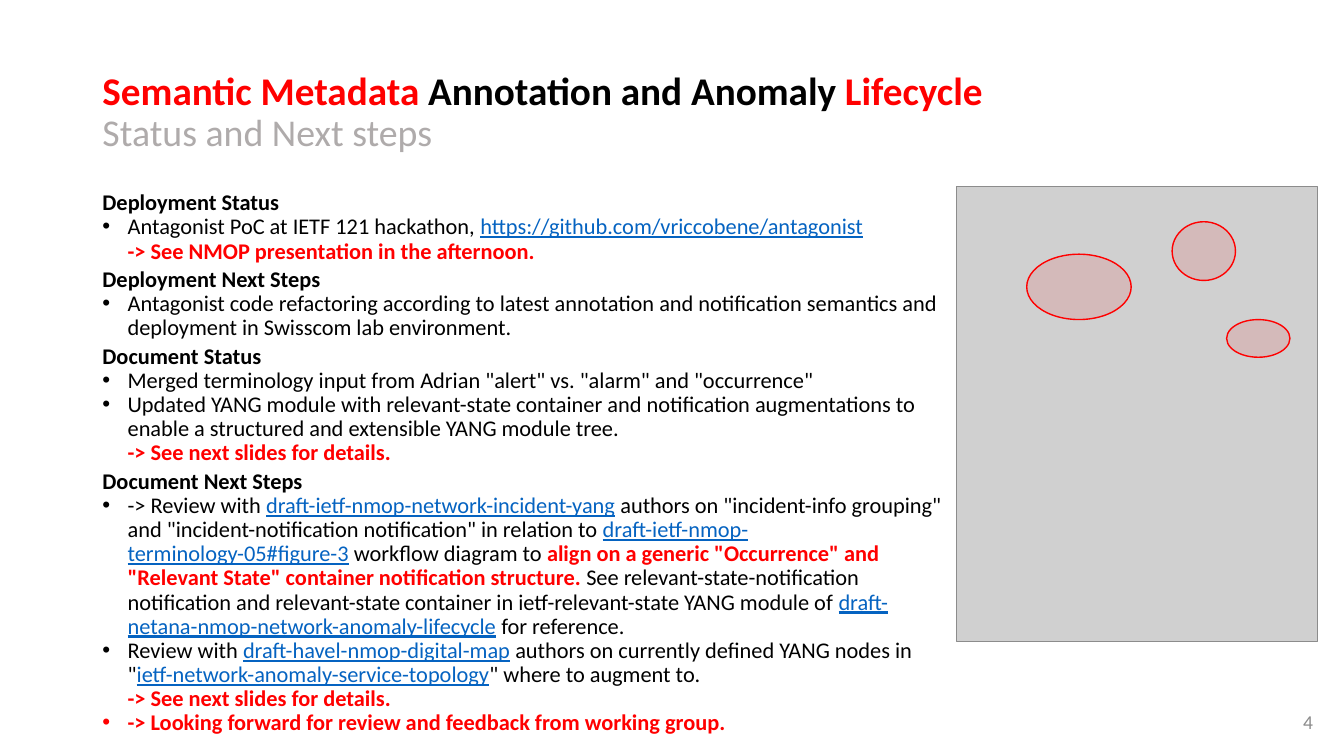
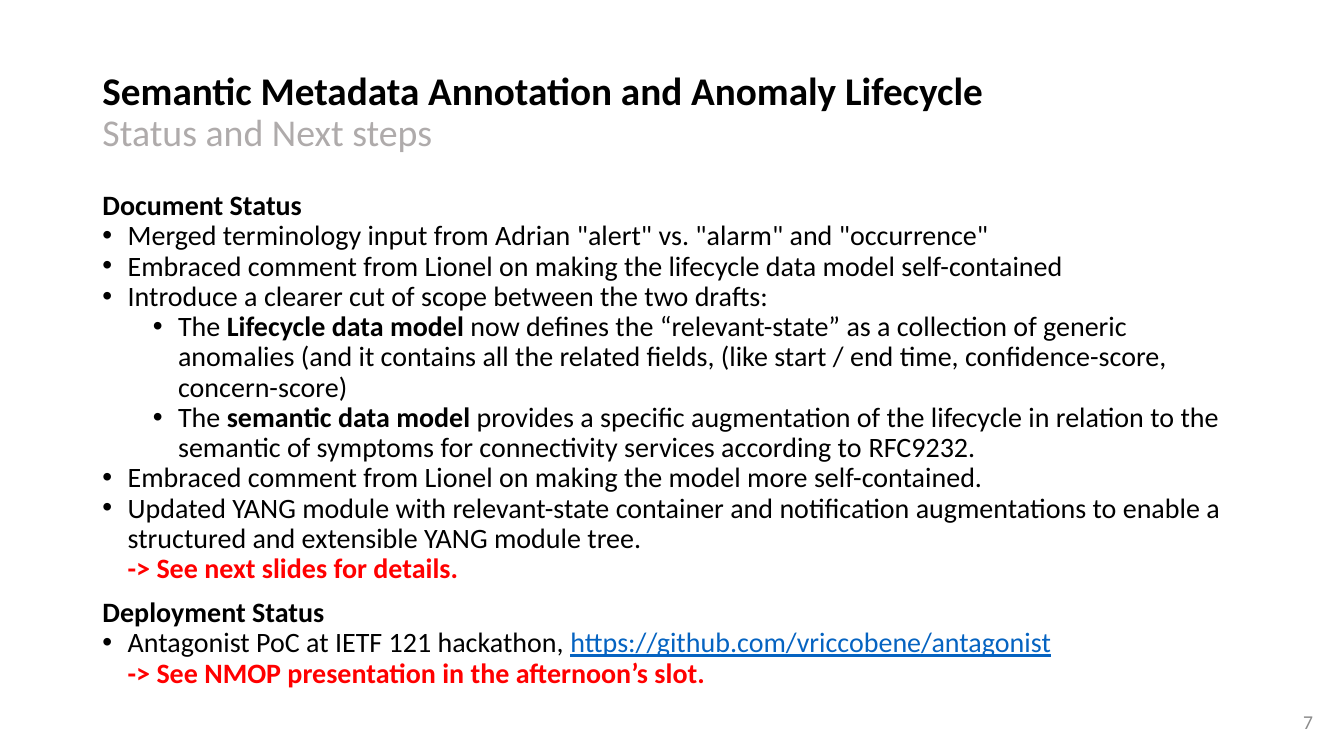
Before and after one commit to network-analytics/ietf-network-analytics-document-status, a slide deck: slide 7 of 121/NMOP/draft-ietf-nmop-network-anomaly-architecture-semantics-lifecycle.pptx (slide 4 before the commit). Drawn at 1344x756 pixels with LibreOffice and Linux fonts; fonts in the diff are those of the drawing; grey boxes stand for pictures. Boxes give left, top, right and bottom in pixels: in the first picture for what was removed or moved away, otherwise in the second. Text is boxed around its words. In the diff, an @@ line names an element or a change of style, - is before the commit and + after.

```diff
--- a/121/NMOP/draft-ietf-nmop-network-anomaly-architecture-semantics-lifecycle.pptx
+++ b/121/NMOP/draft-ietf-nmop-network-anomaly-architecture-semantics-lifecycle.pptx
@@ title "Semantic Metadata Annotation and Anomaly ..." at (x1=102, y1=77, x2=983, y2=152): text colour #FF0000 to #000000 in "Semantic Metadata Lifecycle" @@
@@ text at (x1=102, y1=194, x2=936, y2=339): paragraphs removed @@
-Deployment Status
-• Antagonist PoC at IETF 121 hackathon, https://github.com/vriccobene/antagonist
-  -> See NMOP presentation in the afternoon.
-Deployment Next Steps
-• Antagonist code refactoring according to latest annotation and notification semantics and deployment in Swisscom lab environment.
@@ text at (x1=102, y1=196, x2=1219, y2=579): size 16 to 20 pt in "Document Status", "Merged terminology input from Adrian "alert" vs. ...", "Updated YANG module with relevant-state container and ..." @@
@@ picture removed at (x1=957, y1=187, x2=1318, y2=642) @@
@@ ellipse removed at (x1=1173, y1=222, x2=1236, y2=280) @@
@@ text at (x1=128, y1=256, x2=1219, y2=492): paragraphs added @@
+• Embraced comment from Lionel on making the lifecycle data model self-contained
+• Introduce a clearer cut of scope between the two drafts:
+  • The Lifecycle data model now defines the “relevant-state” as a collection of generic anomalies (and it contains all the related fields, (like start / end time, confidence-score, concern-score)
+  • The semantic data model provides a specific augmentation of the lifecycle in relation to the semantic of symptoms for connectivity services according to RFC9232.
+• Embraced comment from Lionel on making the model more self-contained.
@@ ellipse removed at (x1=1027, y1=254, x2=1132, y2=320) @@
@@ ellipse removed at (x1=1227, y1=320, x2=1291, y2=357) @@
@@ text at (x1=102, y1=602, x2=1051, y2=688): text changed; size 16 to 20 pt @@
-Document Next Steps
-• -> Review with draft-ietf-nmop-network-incident-yang authors on "incident-info grouping" and "incident-notification notification" in relation to draft-ietf-nmop-terminology-05#figure-3 workflow diagram to align on a generic "Occurrence" and "Relevant State" container notification structure. See relevant-state-notification notification and relevant-state container in ietf-relevant-state YANG module of draft-netana-nmop-network-anomaly-lifecycle for reference.
-• Review with draft-havel-nmop-digital-map authors on currently defined YANG nodes in "ietf-network-anomaly-service-topology" where to augment to.
-  -> See next slides for details.
-• -> Looking forward for review and feedback from working group.
+Deployment Status
+• Antagonist PoC at IETF 121 hackathon, https://github.com/vriccobene/antagonist
+  -> See NMOP presentation in the afternoon’s slot.
@@ page number at (x1=1303, y1=716, x2=1313, y2=729): text changed @@
-4
+7
```
Also in this commit, not shown: 5 other slides changed, 5 slides added, 1 other file.
